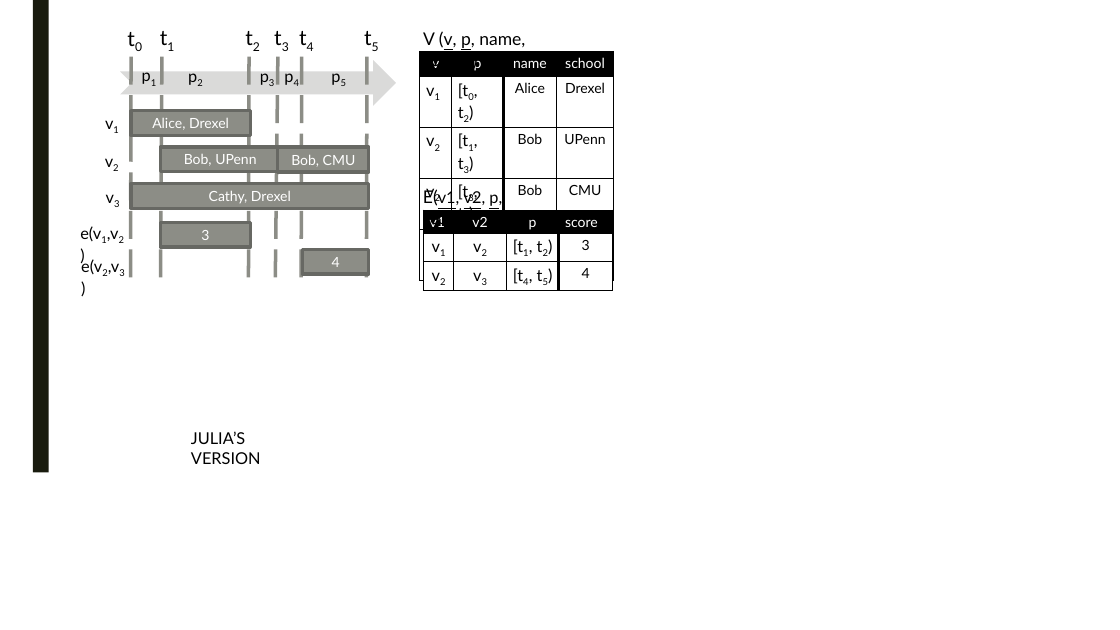
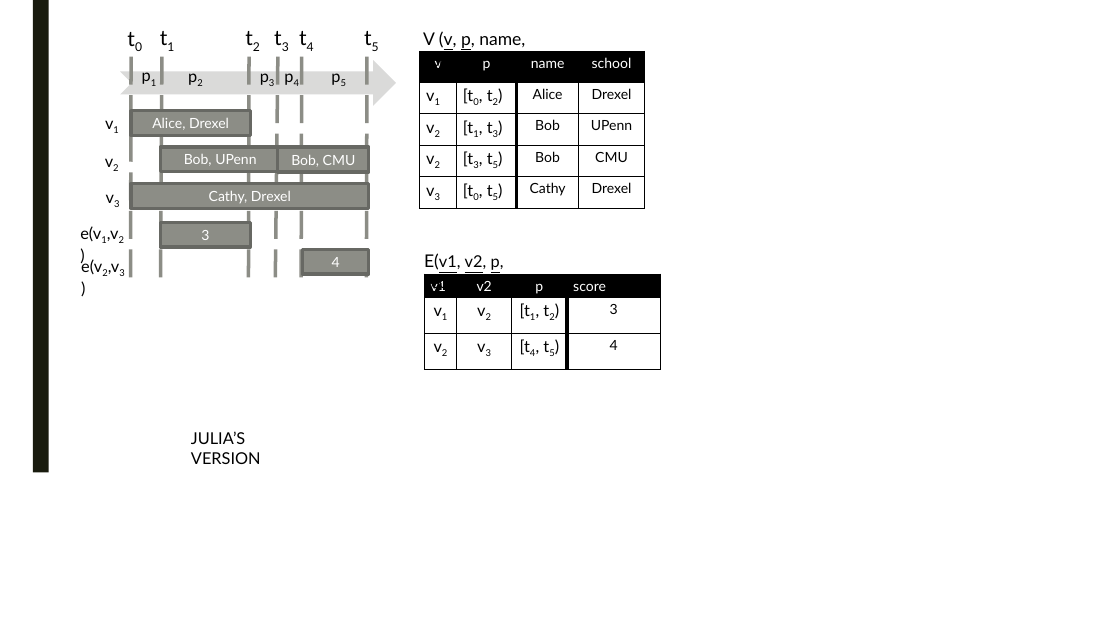
Before and after one commit to PortalDB/portal, a slide deck: slide 4 of paper/pvldb2016/figs/model.pptx. Drawn at 1120x630 pixels with LibreOffice and Linux fonts; fonts in the diff are those of the drawing. Boxes give left, top, right and bottom in pixels: in the first picture for what was removed or moved away, otherwise in the second. Text is boxed around its words. In the diff, an @@ line names an element or a change of style, - is before the commit and + after.

```diff
--- a/paper/pvldb2016/figs/model.pptx
+++ b/paper/pvldb2016/figs/model.pptx
@@ table: place and size @@
-table at box(420, 51, 615, 288)
+table at box(420, 51, 644, 208)
@@ text "E(v1, v2, p, score)" rewrapped from box(423, 189, 598, 227) to box(424, 253, 606, 291) @@
@@ table: place and size @@
-table at box(423, 210, 612, 289)
+table at box(424, 274, 660, 369)
```
Also in this commit, not shown: 4 other slides changed, 3 slides added, 1 slide removed, 3 other files.
